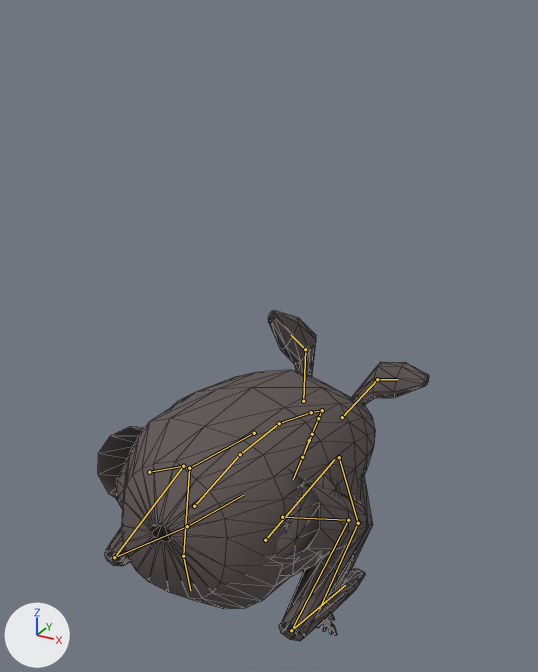
An edit to the glTF model content/art/models/ribbit.glb, drawn before and after from the same camera.
The view is the same before and after, from a 50 mm camera at (0.843, -1.363, 1.371) aimed at (-0.034, 0.23, 0.575). Lighting does not change. The marker at lower left points along +X, +Y and +Z. The first picture is the older version. Both versions are drawn at frame 4 of the action 'devour'; the numbers are the values there. The bones that change, and the others that lie on the model, are drawn over the model as lines. Mesh edges are drawn as thin lines.

The first picture shows 'body', 'head', 'legs'.
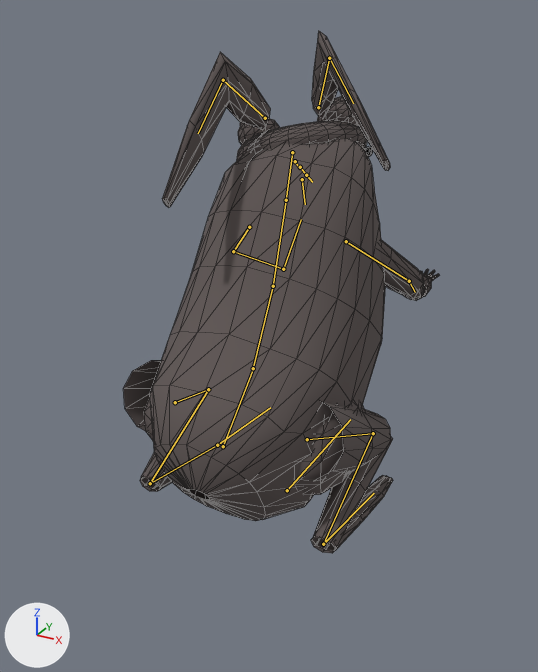
Commit message: The Ribbit devours reared up against its catch, not hunched at their legs

What the commit changed:
Bone 'root' (bone_root) moves from (0.0, 0.15, -0.03) to (0.0, 0.28, 0.06).
Bone 'pelvis' (bone_pelvis) turns from (-10, 0, 0) to (28, 0, 0) degrees about its own x, y and z.
Bone 'spine_01' (bone_spine_01) turns from (-14, 0, 0) to (14, 0, 0) degrees about its own x, y and z.
Bone 'chest' (bone_chest) turns from (-16, 0, 0) to (8, 0, 0) degrees about its own x, y and z.
Bone 'neck' (bone_neck) turns from (-20, 4, 5) to (-24, 4, 5) degrees about its own x, y and z.
Bone 'head' (bone_head) turns from (-32, 2, 16) to (-42, 2, 16) degrees about its own x, y and z.
Bone 'upperarm_l' (bone_upperarm_l) turns from (-28, 28, 9) to (-14, 13, 6) degrees about its own x, y and z.
Bone 'lowerarm_l' (bone_lowerarm_l) turns from (29, 5, 5) to (10, 2, 1) degrees about its own x, y and z.
Bone 'upperarm_r' (bone_upperarm_r) turns from (-28, -28, -9) to (-14, -13, -6) degrees about its own x, y and z.
Bone 'lowerarm_r' (bone_lowerarm_r) turns from (29, -5, -5) to (10, -2, -1) degrees about its own x, y and z.
Bone 'thigh_l' (bone_thigh_l) turns from (0, 0, 0) to (-27, 7, 0) degrees about its own x, y and z.
Bone 'thigh_r' (bone_thigh_r) turns from (0, 0, 0) to (-27, -7, 0) degrees about its own x, y and z.

Changed parts and their boxes [x1, y1, x2, y2] in the pictures (538 x 672 px):
'body', posed (7% narrower, 60% taller)
    before: [116, 370, 375, 609]
    after: [144, 138, 385, 521]
'legs', posed (15% wider, 45% taller)
    before: [98, 426, 373, 641]
    after: [123, 240, 439, 553]
'head', posed
    before: [268, 310, 429, 405]
    after: [162, 31, 390, 207]
bone 'root', root to tip
    before: (265, 540) to (334, 459)
    after: (287, 490) to (350, 419)
bone 'pelvis', root to tip
    before: (194, 506) to (239, 455)
    after: (223, 446) to (253, 369)
bone 'spine_01', root to tip
    before: (240, 454) to (279, 423)
    after: (253, 368) to (273, 286)
bone 'chest', root to tip
    before: (279, 423) to (310, 412)
    after: (273, 286) to (286, 200)
bone 'neck', root to tip
    before: (311, 412) to (322, 410)
    after: (286, 200) to (292, 152)
bone 'head', root to tip
    before: (322, 410) to (319, 417)
    after: (292, 152) to (294, 152)
bone 'upperarm_l', root to tip
    before: (254, 433) to (189, 468)
    after: (249, 227) to (233, 251)
bone 'lowerarm_l', root to tip
    before: (189, 468) to (183, 556)
    after: (233, 251) to (283, 269)
bone 'upperarm_r', root to tip
    before: (339, 457) to (358, 523)
    after: (346, 241) to (409, 281)
bone 'lowerarm_r', root to tip
    before: (358, 523) to (319, 609)
    after: (409, 281) to (415, 292)
bone 'thigh_l', root to tip
    before: (149, 472) to (183, 466)
    after: (175, 402) to (208, 389)
bone 'thigh_r', root to tip
    before: (282, 517) to (348, 520)
    after: (307, 439) to (373, 433)
